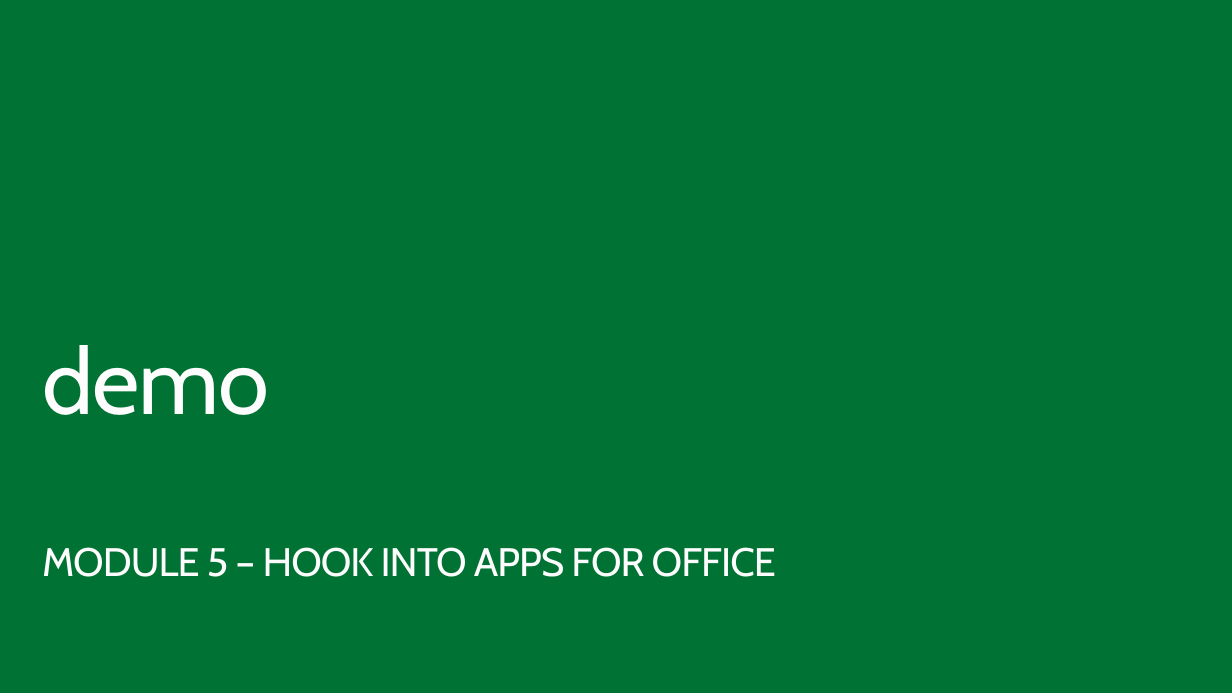
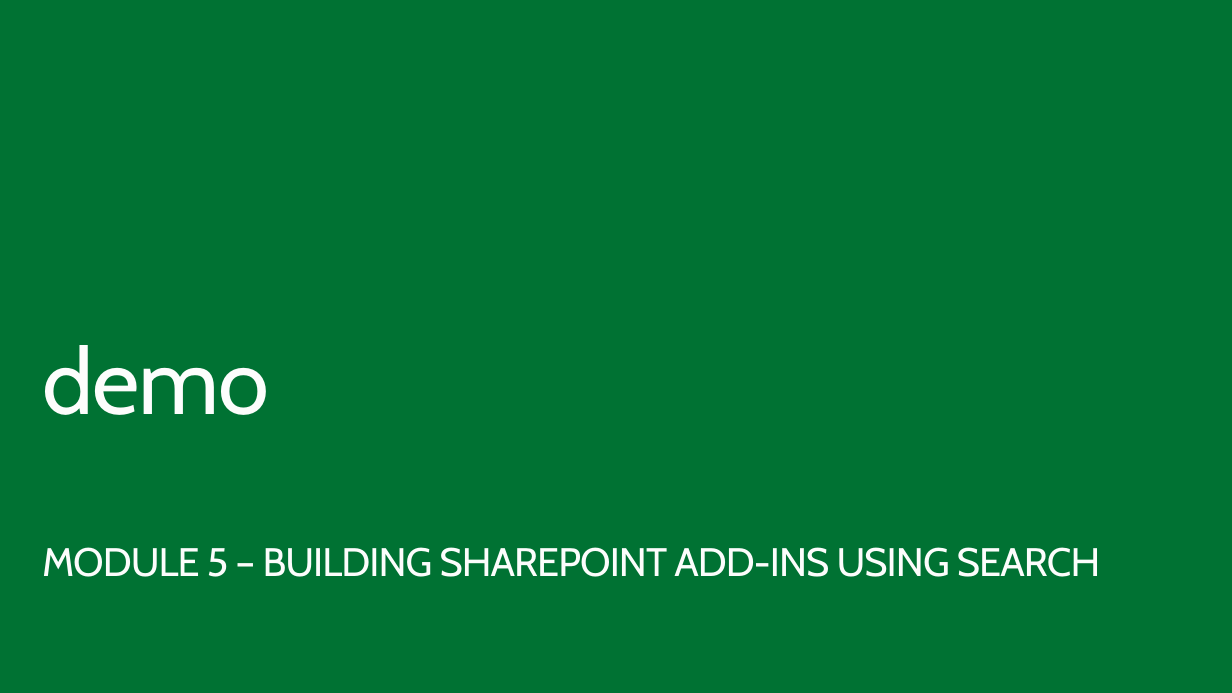
Before and after one commit to stinethebean/O365CampDTW, a slide deck: slide 30 of 01.Introduction to the Day/Introduction to the Day.pptx. Drawn at 1232x693 pixels with LibreOffice and Linux fonts; fonts in the diff are those of the drawing. Boxes give left, top, right and bottom in pixels: in the first picture for what was removed or moved away, otherwise in the second. Text is boxed around its words. In the diff, an @@ line names an element or a change of style, - is before the commit and + after.

```diff
--- a/01.Introduction to the Day/Introduction to the Day.pptx
+++ b/01.Introduction to the Day/Introduction to the Day.pptx
@@ subtitle at [42,547,1100,577]: text changed @@
-MODULE 5 – HOOK INTO APPS FOR OFFICE
+MODULE 5 – BUILDING SHAREPOINT ADD-INS USING SEARCH
```
Also in this commit, not shown: 7 other slides changed, 14 other files.
